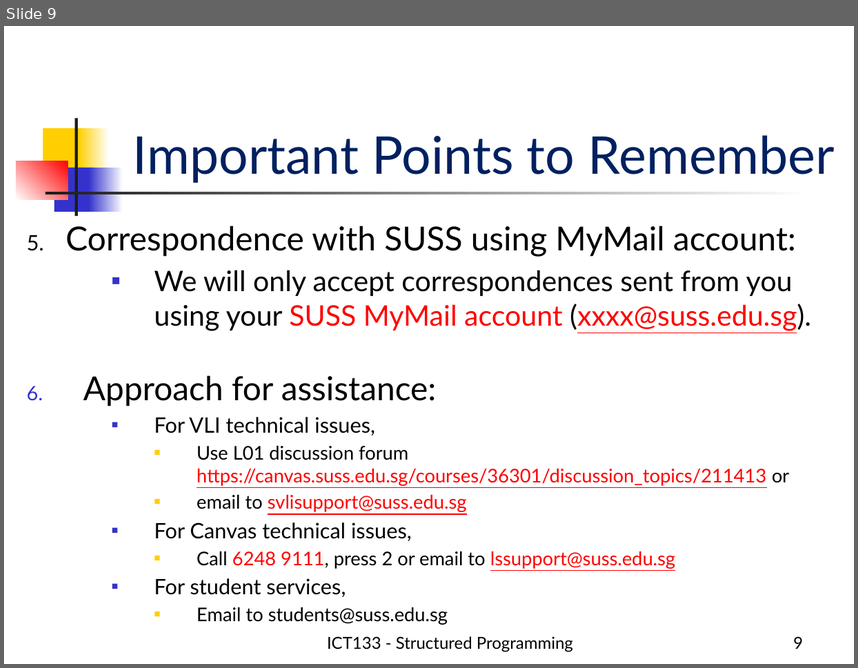
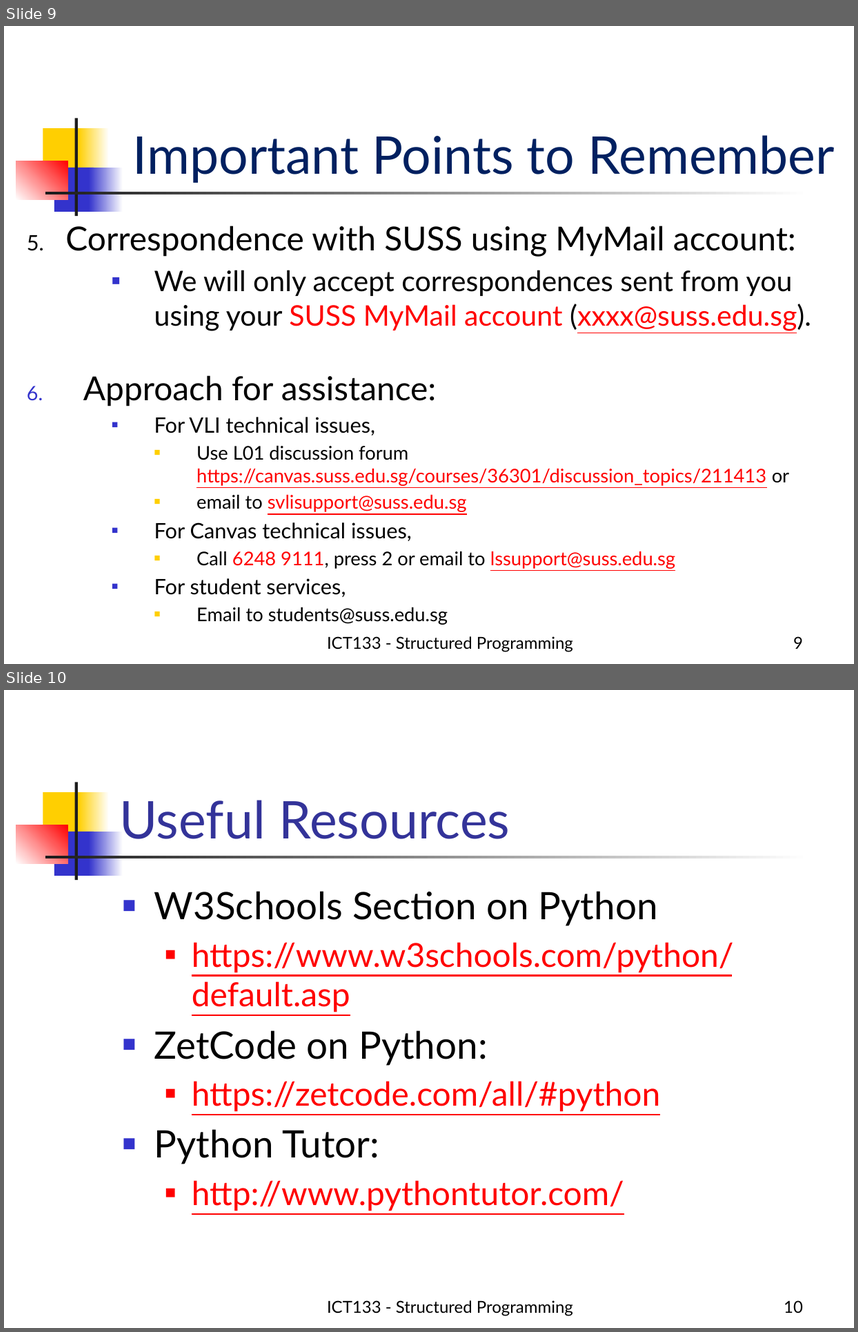
Before and after one commit to paulhjwu/ICT133-JUL21, a slide deck: Seminar One/Seminar1_intro.pptx. Shown one above the other, each under a label of ours: slide 9 before the commit, slides 9 and 10 after it. The pictures are 858x668 and 858x1332 pixels, drawn with LibreOffice and Linux fonts; fonts in the diff are those of the drawing. Boxes give left, top, right and bottom in pixels: in the first picture for what was removed or moved away, otherwise in the second. Text is boxed around its words. In the diff, an @@ line names an element or a change of style, - is before the commit and + after.

```diff
--- a/Seminar One/Seminar1_intro.pptx
+++ b/Seminar One/Seminar1_intro.pptx
@@ slide 10 added at box(4, 690, 854, 1328), background #FFFFFF; not listed: 7 template elements that a slide beside it also shows @@
@@ title added at box(119, 800, 510, 839), 44 pt, text #333399 @@
+Useful Resources
@@ text added at box(154, 891, 734, 1211), 28 pt, text #FF0000, underline @@
+■ W3Schools Section on Python
+  ■ https://www.w3schools.com/python/default.asp
+■ ZetCode on Python:
+  ■ https://zetcode.com/all/#python
+■ Python Tutor:
+  ■ http://www.pythontutor.com/
@@ text added at box(327, 1300, 573, 1316), 14 pt, text #000000 @@
+ICT133 - Structured Programming
@@ page number added at box(784, 1300, 803, 1312), 14 pt, text #000000 @@
+10
```
Also in this commit, not shown: 3 other files.
